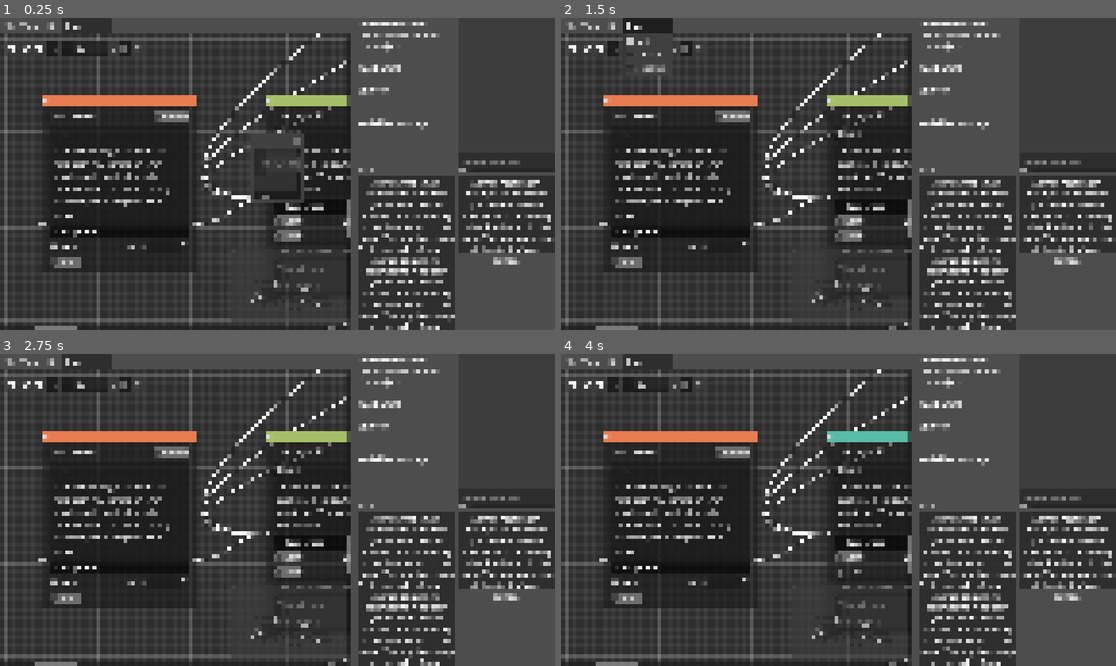
Above: before the commit, frames 1-4 (two rows, left to right).
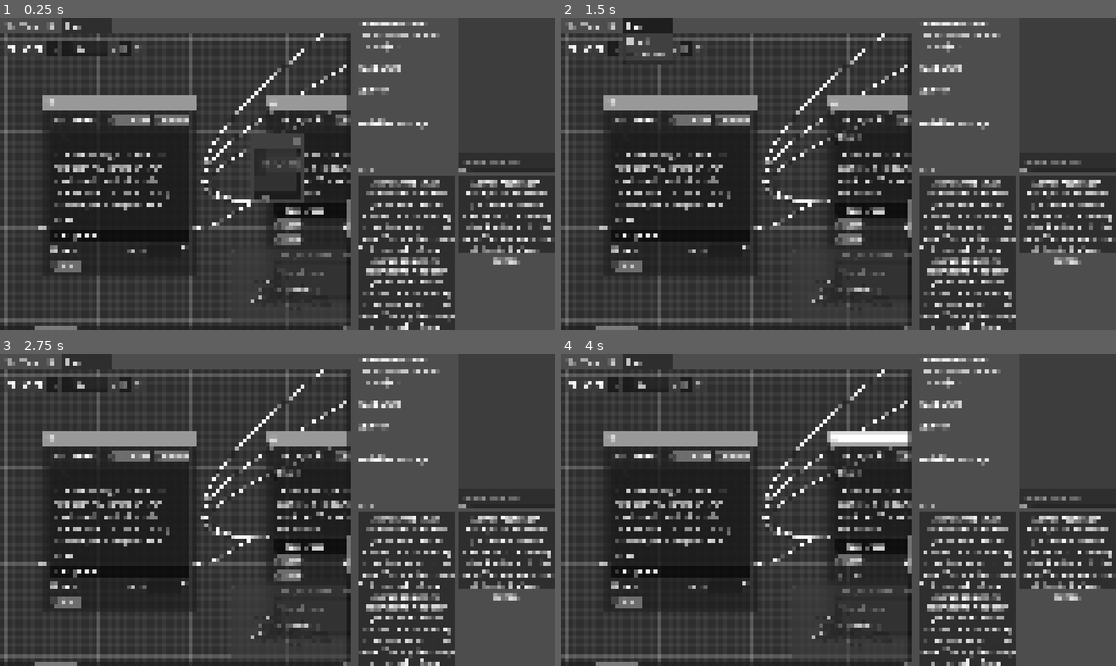
Above: after the commit, the same moments.

Repository: Roboticy3/Louder
Game: Godot game, scene res://proto_simulator/proto_simulator_wrapper.tscn
The game is run twice, just before and just after one commit, with the same random seed, the same clock (stepped at 60 frames per second) and the same inputs.
Inputs (mouse positions are in pixels of both pictures, inside the frame that each line leads up to):
- Up to frame 1 (0.25 s): no input
- Up to frame 2 (1.5 s): click (921, 227) at 0.52 s; type "Alex" at 0.6 s; click (1066, 161) at 0.75 s; type "12" at 0.83 s; click "hub" at 1.25 s
- Up to frame 3 (2.75 s): click "Private" at 2 s
- Up to frame 4 (4 s): click (916, 456) at 2.75 s, where only the run after the commit has a clickable "Is Choice"; click "Auto" at 3.5 s

The runs differ from the first frame. In frame 1, 8.3% of the frame differs, in the area x 6-64%, y 4-100%; in frame 2, 9.0%; in frame 3, 8.9%; in frame 4, 8.8%.

Commit message:
swapped out inheritance for data-oriented model for choices

Diff:
--- /dev/null
+++ b/editor/choice_entity.tscn
@@ -0,0 +1,17 @@
+[gd_scene format=3 uid="uid://crsautuovtcen"]
+
+[ext_resource type="PackedScene" uid="uid://skobcwr5ug03" path="res://entities/hub_entity.tscn" id="1_bu0p7"]
+
+[node name="Hub" unique_id=1992437552 instance=ExtResource("1_bu0p7")]
+
+[node name="is_choice" parent="TextSectionWrapper/TextSection/HBoxContainer" parent_id_path=PackedInt32Array(1509009445) index="2" unique_id=1659837714]
+button_pressed = true
+
+[node name="recipient" parent="TextSectionWrapper/TextSection" parent_id_path=PackedInt32Array(2073740871) index="2" unique_id=849750180]
+visible = false
+
+[node name="OtherSection" parent="." index="3" unique_id=675481074]
+visible = false
+
+[node name="ChoicesSection" parent="." index="4" unique_id=255423357]
+visible = false
--- a/editor/demos/conversations/birds.json
+++ b/editor/demos/conversations/birds.json
@@ -558,6 +558,21 @@
 		"type": "hub"
 	},
 	{
+		"conversation_id": "74",
+		"position_offset:x": "3084.65942382813",
+		"position_offset:y": "1673.10314941406",
+		"speaker": "Note",
+		"text": "Testing some serialization.. please ignore this message",
+		"type": "hub"
+	},
+	{
+		"conversation_id": "75",
+		"position_offset:x": "3579.03588867188",
+		"position_offset:y": "1677.80541992188",
+		"text": ":)",
+		"type": "hub"
+	},
+	{
 		"from_choice": "What's inside the cage?",
 		"from_id": "56",
 		"to_id": "11",
@@ -1020,9 +1035,15 @@
 		"type": "connection"
 	},
 	{
-		"position:x": "89.8729553222656",
-		"position:y": "-548.883666992188",
+		"from_choice": "",
+		"from_id": "74",
+		"to_id": "75",
+		"type": "connection"
+	},
+	{
+		"position:x": "2202.56469726563",
+		"position:y": "1144.65502929688",
 		"type": "camera",
-		"zoom": "1.42236518859863"
+		"zoom": "0.80288791656494"
 	}
 ]
--- a/editor/demos/load_save_hub/test.json
+++ /dev/null
@@ -1,66 +0,0 @@
-[
-	{
-		"conversation_id": "0",
-		"position_offset:x": "0.0",
-		"position_offset:y": "140.0",
-		"speaker": "test test",
-		"start": true,
-		"type": "hub"
-	},
-	{
-		"Recipient": "ahhhhhhhhhhh",
-		"auto": true,
-		"conversation_id": "2",
-		"position_offset:x": "540.0",
-		"position_offset:y": "60.0",
-		"private": true,
-		"start": true,
-		"type": "hub"
-	},
-	{
-		"conversation_id": "3",
-		"position_offset:x": "492.0",
-		"position_offset:y": "337.5",
-		"type": "hub"
-	},
-	{
-		"conversation_id": "5",
-		"position_offset:x": "140.0",
-		"position_offset:y": "660.0",
-		"type": "hub"
-	},
-	{
-		"conversation_id": "4",
-		"position_offset:x": "900.0",
-		"position_offset:y": "380.0",
-		"type": "choice"
-	},
-	{
-		"color": "ffffffff",
-		"conversation_id": "6",
-		"ownable": false,
-		"position_offset:x": "-487.894256591797",
-		"position_offset:y": "410.870849609375",
-		"public": false,
-		"relationships": [],
-		"type": "speaker"
-	},
-	{
-		"from_choice": "",
-		"from_id": "2",
-		"to_id": "3",
-		"type": "connection"
-	},
-	{
-		"from_choice": "",
-		"from_id": "0",
-		"to_id": "5",
-		"type": "connection"
-	},
-	{
-		"position:x": "-535.59521484375",
-		"position:y": "14.6933288574219",
-		"type": "camera",
-		"zoom": "0.75131475925446"
-	}
-]
--- /dev/null
+++ b/editor/demos/random/test.json
@@ -0,0 +1,110 @@
+[
+	{
+		"auto": false,
+		"conditions": "",
+		"conversation_id": "3",
+		"dice_fail": false,
+		"dice_level": "0.0",
+		"dice_skill": "",
+		"is_choice": false,
+		"position_offset:x": "320.0",
+		"position_offset:y": "380.0",
+		"recipient": "",
+		"speaker": "b",
+		"start": false,
+		"statements": "",
+		"text": "b",
+		"type": "hub"
+	},
+	{
+		"auto": false,
+		"conditions": "",
+		"conversation_id": "4",
+		"dice_fail": false,
+		"dice_level": "0.0",
+		"dice_skill": "",
+		"is_choice": false,
+		"position_offset:x": "852.884948730469",
+		"position_offset:y": "377.706207275391",
+		"recipient": "",
+		"speaker": "d",
+		"start": false,
+		"statements": "",
+		"text": "d",
+		"type": "hub"
+	},
+	{
+		"auto": false,
+		"choices": [
+			"to b",
+			"to a"
+		],
+		"conditions": "",
+		"conversation_id": "0",
+		"dice_fail": false,
+		"dice_level": "0.0",
+		"dice_skill": "",
+		"is_choice": false,
+		"position_offset:x": "-120.0",
+		"position_offset:y": "380.0",
+		"recipient": "",
+		"speaker": "a",
+		"start": true,
+		"statements": "",
+		"text": "a",
+		"type": "hub"
+	},
+	{
+		"auto": false,
+		"conditions": "",
+		"conversation_id": "5",
+		"dice_fail": false,
+		"dice_level": "0.0",
+		"dice_skill": "",
+		"is_choice": true,
+		"position_offset:x": "300.0",
+		"position_offset:y": "660.0",
+		"recipient": "",
+		"speaker": "c",
+		"start": false,
+		"statements": "",
+		"text": "c",
+		"type": "hub"
+	},
+	{
+		"from_choice": "",
+		"from_id": "3",
+		"to_id": "4",
+		"type": "connection"
+	},
+	{
+		"from_choice": "to b",
+		"from_id": "0",
+		"to_id": "3",
+		"type": "connection"
+	},
+	{
+		"from_choice": "to a",
+		"from_id": "0",
+		"to_id": "5",
+		"type": "connection"
+	},
+	{
+		"from_choice": "",
+		"from_id": "5",
+		"to_id": "4",
+		"type": "connection"
+	},
+	{
+		"from_choice": "",
+		"from_id": "4",
+		"to_id": "0",
+		"type": "connection"
+	},
+	{
+		"position:x": "-207.463470458984",
+		"position:y": "179.545227050781",
+		"type": "camera",
+		"zoom": "1.06864309310913"
+	}
+]
--- a/editor/entities/choice_entity.tscn
+++ /dev/null
@@ -1,105 +0,0 @@
-[gd_scene format=3 uid="uid://cjd6knjryca3f"]
-
-[ext_resource type="Script" uid="uid://cm68nw7hu4asn" path="res://scripts/choice_entity.gd" id="1_vuhsy"]
-[ext_resource type="PackedScene" uid="uid://d2ffa88ufdvl6" path="res://entities/text_content.tscn" id="2_jfyt7"]
-[ext_resource type="Script" uid="uid://ya7il61i4u2e" path="res://scripts/mutual_exclusive_checkbox.gd" id="2_vuhsy"]
-
-[sub_resource type="StyleBoxFlat" id="StyleBoxFlat_f0jtb"]
-bg_color = Color(1, 1, 1, 1)
-border_width_left = 4
-border_width_top = 4
-border_width_right = 4
-border_width_bottom = 4
-border_color = Color(0.65882355, 0.65882355, 0.65882355, 1)
-corner_radius_top_left = 8
-corner_radius_top_right = 8
-corner_radius_bottom_right = 8
-corner_radius_bottom_left = 8
-
-[sub_resource type="StyleBoxFlat" id="StyleBoxFlat_r8yji"]
-bg_color = Color(0.42745098, 0.42745098, 0.42745098, 1)
-corner_radius_top_left = 8
-corner_radius_top_right = 8
-corner_radius_bottom_right = 8
-corner_radius_bottom_left = 8
-
-[node name="Choice" type="GraphNode" unique_id=469772695]
-custom_minimum_size = Vector2(330, 0)
-offset_left = 95.0
-offset_top = 148.0
-offset_right = 425.0
-offset_bottom = 346.0
-size_flags_horizontal = 4
-size_flags_vertical = 4
-mouse_filter = 1
-theme_override_styles/titlebar_selected = SubResource("StyleBoxFlat_f0jtb")
-position_offset = Vector2(55, 108)
-slot/0/left_enabled = true
-slot/0/left_type = 0
-slot/0/left_color = Color(1, 1, 1, 1)
-slot/0/left_icon = null
-slot/0/right_enabled = true
-slot/0/right_type = 0
-slot/0/right_color = Color(1, 1, 1, 1)
-slot/0/right_icon = null
-slot/0/draw_stylebox = true
-slot/1/left_enabled = false
-slot/1/left_type = 0
-slot/1/left_color = Color(1, 1, 1, 1)
-slot/1/left_icon = null
-slot/1/right_enabled = false
-slot/1/right_type = 0
-slot/1/right_color = Color(1, 1, 1, 1)
-slot/1/right_icon = null
-slot/1/draw_stylebox = true
-script = ExtResource("1_vuhsy")
-metadata/_custom_type_script = "uid://cm68nw7hu4asn"
-
-[node name="TextSectionWrapper" type="VBoxContainer" parent="." unique_id=1478447168]
-layout_mode = 2
-
-[node name="TextSection" type="VBoxContainer" parent="TextSectionWrapper" unique_id=169058731]
-layout_mode = 2
-
-[node name="HBoxContainer" type="HBoxContainer" parent="TextSectionWrapper/TextSection" unique_id=1782033525]
-layout_mode = 2
-
-[node name="textSection" type="Label" parent="TextSectionWrapper/TextSection/HBoxContainer" unique_id=1045815412]
-layout_mode = 2
-text = "Text Content"
-
-[node name="Spacer" type="Control" parent="TextSectionWrapper/TextSection/HBoxContainer" unique_id=191618172]
-layout_mode = 2
-size_flags_horizontal = 3
-
-[node name="private" type="CheckBox" parent="TextSectionWrapper/TextSection/HBoxContainer" unique_id=776688033 node_paths=PackedStringArray("mutual_exclusive") groups=["hub_component"]]
-layout_mode = 2
-size_flags_vertical = 4
-theme_override_styles/normal = SubResource("StyleBoxFlat_r8yji")
-text = "Private"
-script = ExtResource("2_vuhsy")
-mutual_exclusive = [NodePath("../../Recipient")]
-inverted = true
-
-[node name="speaker" parent="TextSectionWrapper/TextSection" unique_id=42355890 groups=["autocomplete_speaker", "hub_component"] instance=ExtResource("2_jfyt7")]
-layout_mode = 2
-size_flags_vertical = 0
-placeholder_text = "Speaker"
-wrap_mode = 0
-oneliner = true
-inliner = true
-
-[node name="Recipient" parent="TextSectionWrapper/TextSection" unique_id=1435176814 groups=["autocomplete_speaker", "hub_component"] instance=ExtResource("2_jfyt7")]
-layout_mode = 2
-size_flags_vertical = 0
-placeholder_text = "Recipient"
-wrap_mode = 0
-oneliner = true
-inliner = true
-
-[node name="text" parent="TextSectionWrapper/TextSection" unique_id=1755499303 groups=["hub_component"] instance=ExtResource("2_jfyt7")]
-layout_mode = 2
-inliner = true
-
-[node name="Spoke" type="Control" parent="." unique_id=1195684523]
-layout_mode = 2
--- a/editor/entities/hub_entity.tscn
+++ b/editor/entities/hub_entity.tscn
@@ -28,7 +28,7 @@
 corner_radius_bottom_right = 8
 corner_radius_bottom_left = 8
 
-[node name="Hub" type="GraphNode" unique_id=1992437552 node_paths=PackedStringArray("grabber", "choices_section_logic", "start_check", "auto_check")]
+[node name="Hub" type="GraphNode" unique_id=1992437552 node_paths=PackedStringArray("grabber", "start_check", "auto_check", "choices_section_logic")]
 custom_minimum_size = Vector2(330, 0)
 offset_left = 95.0
 offset_top = 148.0
@@ -97,6 +97,14 @@
 [node name="Spacer" type="Control" parent="TextSectionWrapper/TextSection/HBoxContainer" unique_id=2082381832]
 layout_mode = 2
 size_flags_horizontal = 3
+
+[node name="is_choice" type="CheckBox" parent="TextSectionWrapper/TextSection/HBoxContainer" unique_id=1659837714 node_paths=PackedStringArray("mutual_exclusive") groups=["hub_component"]]
+layout_mode = 2
+size_flags_vertical = 4
+theme_override_styles/normal = SubResource("StyleBoxFlat_2sc04")
+text = "Is Choice"
+script = ExtResource("2_6jgyt")
+mutual_exclusive = [NodePath("../../../../ChoicesSection")]
 
 [node name="private" type="CheckBox" parent="TextSectionWrapper/TextSection/HBoxContainer" unique_id=1575580911 node_paths=PackedStringArray("mutual_exclusive") groups=["hub_component"]]
 layout_mode = 2
@@ -104,7 +112,7 @@
 theme_override_styles/normal = SubResource("StyleBoxFlat_2sc04")
 text = "Private"
 script = ExtResource("2_6jgyt")
-mutual_exclusive = [NodePath("../../Recipient")]
+mutual_exclusive = [NodePath("../../recipient")]
 inverted = true
 
 [node name="speaker" parent="TextSectionWrapper/TextSection" unique_id=42355890 groups=["autocomplete_speaker", "hub_component"] instance=ExtResource("3_f5yrs")]
@@ -115,7 +123,7 @@
 oneliner = true
 inliner = true
 
-[node name="Recipient" parent="TextSectionWrapper/TextSection" unique_id=849750180 groups=["autocomplete_speaker", "hub_component"] instance=ExtResource("3_f5yrs")]
+[node name="recipient" parent="TextSectionWrapper/TextSection" unique_id=849750180 groups=["autocomplete_speaker", "hub_component"] instance=ExtResource("3_f5yrs")]
 layout_mode = 2
 size_flags_vertical = 0
 placeholder_text = "Recipient"
@@ -218,5 +226,6 @@
 start_check = NodePath("../start")
 spoke_child_index = 1
 
+[connection signal="pressed" from="TextSectionWrapper/TextSection/HBoxContainer/is_choice" to="." method="reset_size" flags=3]
 [connection signal="folding_changed" from="OtherSection" to="." method="reset_size" flags=3 unbinds=1]
 [connection signal="choices_changed" from="ChoicesSection/choices" to="." method="reset_size" flags=3]
--- a/editor/scripts/choice_entity.gd
+++ /dev/null
@@ -1,5 +0,0 @@
-class_name ChoiceEntity extends NetworkEntity
-
-const TYPE = "choice"
-func get_entity_type() -> String:
-	return TYPE
--- a/editor/scripts/choices_section_logic.gd
+++ b/editor/scripts/choices_section_logic.gd
@@ -114,8 +114,9 @@
 	return 0
 
 func _ready() -> void:
-	spin_box.value = choices.size()
-	spin_box.value_changed.connect(set_choice_count)
+	if is_instance_valid(spin_box):
+		spin_box.value = choices.size()
+		spin_box.value_changed.connect(set_choice_count)
 	if is_instance_valid(start_check):
 		start_check.pressed.connect(update_default_choices)
 
--- a/editor/scripts/hub.gd
+++ b/editor/scripts/hub.gd
@@ -1,12 +1,8 @@
 class_name CustomGraphHub extends NetworkEntity
 
 @export var grabber:Control
-@export var choices_section_logic:ChoicesSectionLogic
 @export var start_check:CheckBox
 @export var auto_check:CheckBox
-
-func get_choices_logic() -> ChoicesSectionLogic:
-	return choices_section_logic
 
 func get_start_check() -> CheckBox:
 	return start_check
@@ -22,31 +18,7 @@
 func get_entity_type() -> String:
 	return TYPE
 
-func update_title_stylebox() -> void:
-	var start := start_check.button_pressed
-	var auto := auto_check.button_pressed
-	var spoke := choices_section_logic.choices.is_empty()
-
-	var stylebox := NetworkEntityDefaults.TITLE_STYLEBOXES["default"]
-	if start:
-		stylebox = NetworkEntityDefaults.TITLE_STYLEBOXES["start"]
-	elif auto:
-		if spoke:
-			stylebox = NetworkEntityDefaults.TITLE_STYLEBOXES["auto_spoke"]
-		else:
-			stylebox = NetworkEntityDefaults.TITLE_STYLEBOXES["auto"]
-	elif spoke:
-		stylebox = NetworkEntityDefaults.TITLE_STYLEBOXES["spoke"]
-
-	add_theme_stylebox_override("titlebar", stylebox)
-	add_theme_stylebox_override("titlebar_selected", stylebox)
-
 func _ready() -> void:
 	super._ready()
 
 	title = str(id)
-
-	auto_check.pressed.connect(update_title_stylebox)
-	start_check.pressed.connect(update_title_stylebox)
-	choices_section_logic.choices_changed.connect(update_title_stylebox)
-	update_title_stylebox.call_deferred()
--- a/editor/scripts/network_entity.gd
+++ b/editor/scripts/network_entity.gd
@@ -2,6 +2,7 @@
 
 @export var component_group := &"hub_component"
 @export var default_source := &"hub"
+@export var choices_section_logic:ChoicesSectionLogic
 
 @export var hub_data:Dictionary :
 	set(new_hub_data):
@@ -95,6 +96,9 @@
 func get_entity_type() -> String:
 	return "network_entity"
 
+func get_choices_logic() -> ChoicesSectionLogic:
+	return choices_section_logic
+
 var id := -1
 const ID_GROUP := &"CONVERSATION"
 
--- a/editor/scripts/network_entity_defaults.gd
+++ b/editor/scripts/network_entity_defaults.gd
@@ -10,7 +10,6 @@
 
 const ENTITY_SOURCES:Dictionary[String, PackedScene] = {
 	"hub":preload("res://entities/hub_entity.tscn"),
-	"choice":preload("res://entities/choice_entity.tscn"),
 	"speaker":preload("res://entities/speaker_entity.tscn"),
 }
 
--- a/editor/scripts/project_manager.gd
+++ b/editor/scripts/project_manager.gd
@@ -199,6 +199,7 @@
 			child.queue_free()
 	editor.clear_connections()
 	IdSystem.clear_ids()
+	current_project_path = ""
 
 	await get_tree().process_frame # wait for the editor to process the removal of nodes
 
Renamed: editor/demos/load_save_hub/load_save_hub.gd -> editor/demos/random/load_save_hub.gd
Renamed: editor/demos/load_save_hub/load_save_hub.gd.uid -> editor/demos/random/load_save_hub.gd.uid
Renamed: editor/demos/load_save_hub/load_save_hub.tscn -> editor/demos/random/load_save_hub.tscn
Not shown: 1 places in editor/entities/hub_entity.tscn that only renumber resources
Not shown, removed: editor/scripts/choice_entity.gd.uid
